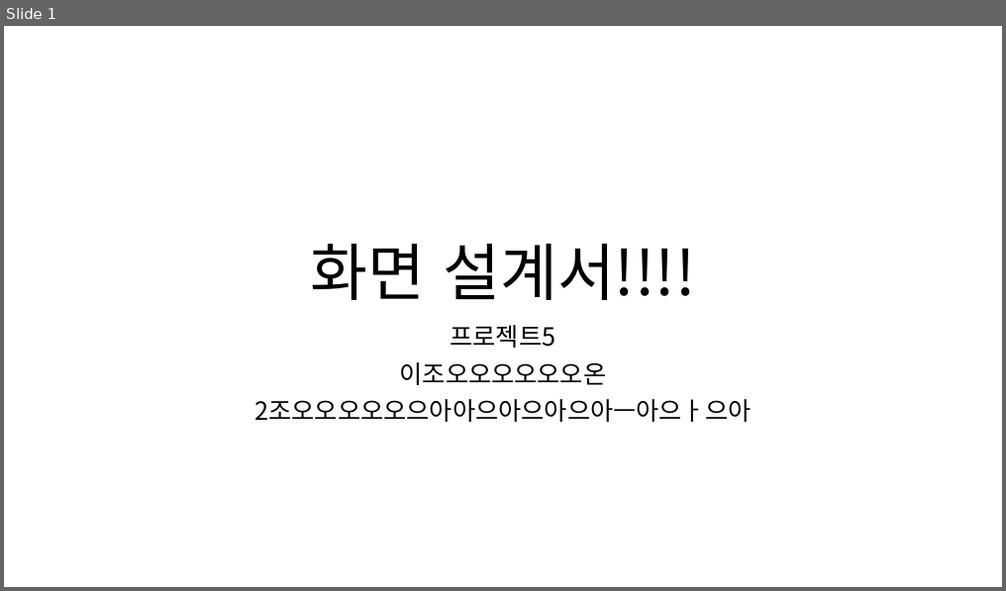
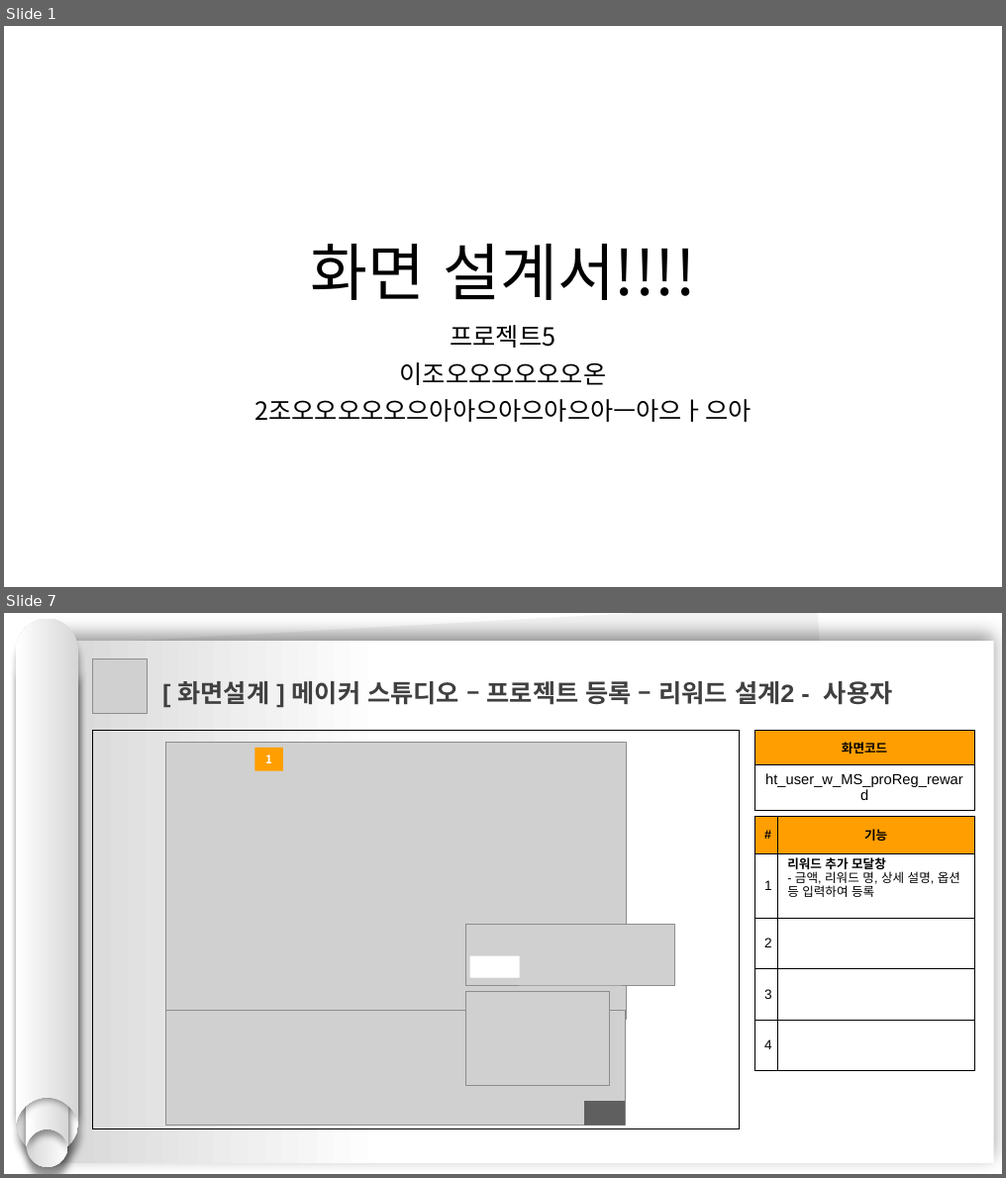
Before and after one commit to hhsw07/ezen-academy-projects, a slide deck: 0 발표용 파워포인트/0529 4차발표/0529 project06 - 파워포인트 - 현태.pptx. Shown one above the other, each under a label of ours: slide 1 before the commit, slides 1 and 7 after it; the slides between them are not shown. The pictures are 1006x591 and 1006x1178 pixels, drawn with LibreOffice and Linux fonts; fonts in the diff are those of the drawing; grey boxes stand for pictures. Boxes give left, top, right and bottom in pixels: in the first picture for what was removed or moved away, otherwise in the second. Text is boxed around its words. In the diff, an @@ line names an element or a change of style, - is before the commit and + after.

```diff
--- a/0 발표용 파워포인트/0529 4차발표/0529 project06 - 파워포인트 - 현태.pptx
+++ b/0 발표용 파워포인트/0529 4차발표/0529 project06 - 파워포인트 - 현태.pptx
@@ slide 7 added at (x1=4, y1=613, x2=1002, y2=1174), background #FFFFFF @@
@@ group added at (x1=16, y1=619, x2=79, y2=1167): 4 freeform shapes @@
@@ rectangle added at (x1=43, y1=641, x2=994, y2=1164), fill gradient #FFFFFF to #D7D7D7 @@
@@ rectangle added at (x1=58, y1=613, x2=846, y2=1154), fill #F2F2F2 @@
@@ picture added at (x1=92, y1=659, x2=147, y2=713) @@
@@ text added at (x1=177, y1=681, x2=893, y2=705), 24 pt, text #404040, bold @@
+[ 화면설계 ] 메이커 스튜디오 – 프로젝트 등록 – 리워드 설계2 - 사용자
@@ rectangle added at (x1=92, y1=731, x2=739, y2=1130), outline #000000 0.75 pt @@
@@ table added at (x1=754, y1=731, x2=975, y2=805), 2 rows, 1 columns @@
+화면코드
+ht_user_w_MS_proReg_reward
@@ group added at (x1=165, y1=742, x2=675, y2=1126): 4 pictures, 3 rectangles @@
+1
@@ table added at (x1=754, y1=816, x2=975, y2=1070), 5 rows, 2 columns @@
+# | 기능
+1 | 리워드 추가 모달창 / - 금액, 리워드 명, 상세 설명, 옵션 등 입력하여 등록
+2 | 
+3 | 
+4 | 
```
Also in this commit, not shown: 28 other slides added, 6 other files.
